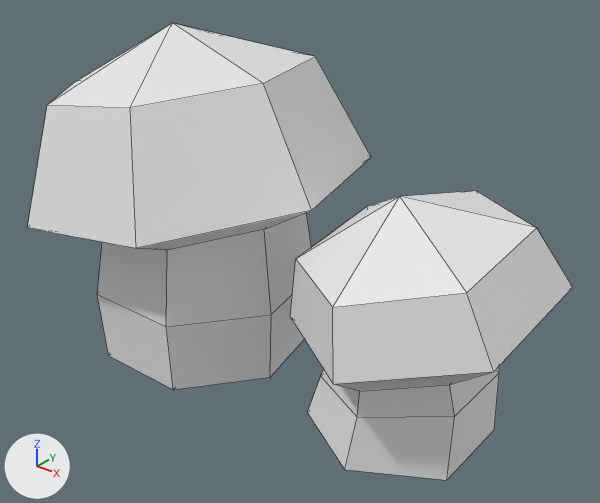
The FBX model Assets/polyperfect/Low Poly Ultimate Pack/M/- Meshes_M/Nature_M/Mushrooms_M/mushroom-boletus.fbx, before and after one commit.
The view is the same before and after, from a 50 mm lens placed at (0.62, -0.78, 0.682), pointed at (-0.017, 0.015, 0.189). Every picture has the same lights, and +X, +Y and +Z are marked at lower left. Mesh edges are drawn as thin lines. Where no turn or scale is listed for an object, it has been applied to the vertices.

The first picture shows 'mushroom-boletus'.
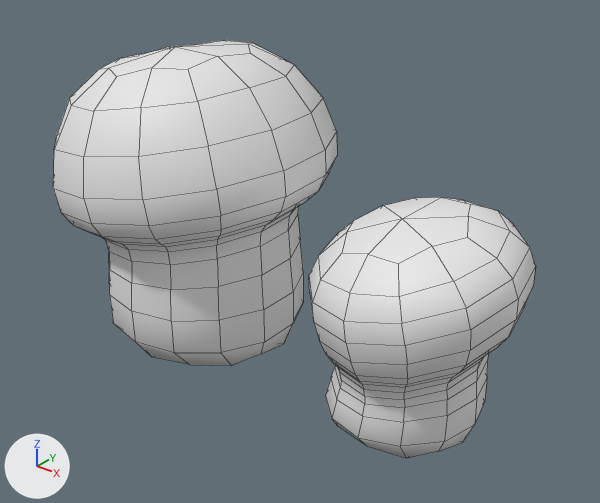
The edits, one by one:
me_mushroom_boletus is used by ob_mushroom_boletus; location (0.0, 0.0, 0.0).
me_mushroom_boletus had 67 vertices, 70 faces and spanned x -0.432..0.336, y -0.218..0.256, z 0.0..0.471.
me_mushroom_boletus now has 374 vertices, 370 faces and spans x -0.396..0.31, y -0.195..0.209, z 0.0..0.444.
me_mushroom_boletus part 1: the loose piece of 36 vertices spanning x -0.432..0.046, y -0.218..0.256, z 0.004..0.471 is rebuilt with 202 vertices and now spans x -0.396..-0.002, y -0.195..0.209, z 0.004..0.444.
me_mushroom_boletus part 2: the loose piece of 31 vertices spanning x 0.032..0.336, y -0.165..0.176, z 0.0..0.324 is rebuilt with 172 vertices and now spans x 0.044..0.31, y -0.135..0.134, z 0.0..0.306.
me_mushroom_boletus part 3: the surface is now shaded smooth.

Location of each change, (x1, y1, x2, y2) in pixels of the pictures (600 x 503 px):
'mushroom-boletus', reshaped (12% narrower, 9% shorter)
    before: (27, 23, 573, 480)
    after: (53, 40, 536, 458)
part 1 of me_mushroom_boletus, rebuilt (17% narrower, 11% shorter)
    before: (27, 23, 371, 389)
    after: (53, 40, 337, 366)
part 2 of me_mushroom_boletus, rebuilt (20% narrower, 10% shorter)
    before: (290, 191, 573, 480)
    after: (309, 197, 536, 458)
